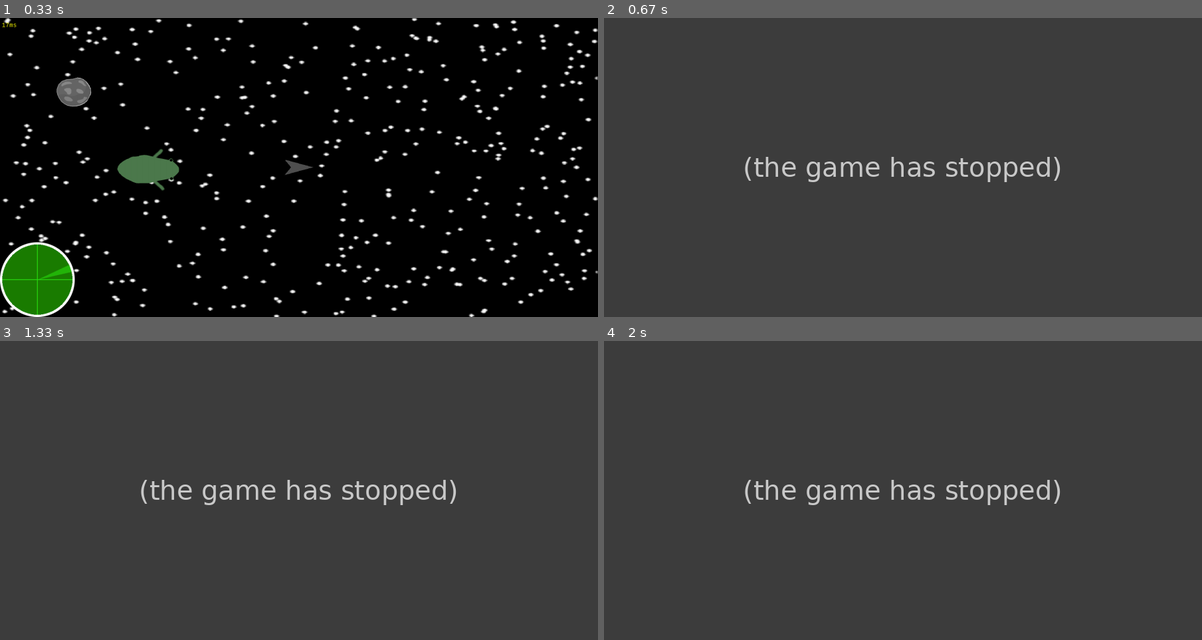
Above: before the commit, frames 1-4 (two rows, left to right).
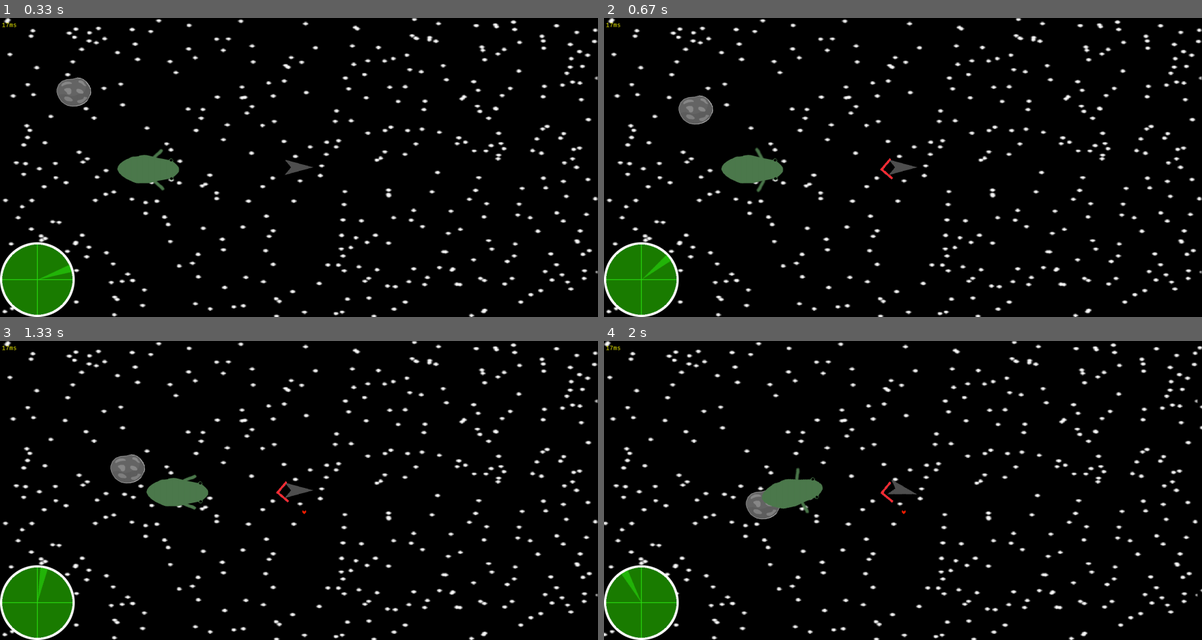
Above: after the commit, the same moments.

Repository: Jacob-OTW/Explorer-in-PyGame
Game: pygame game, started from main.py
Same seed, same stepped clock (60 frames per second), same inputs: the game is played once before the commit and once after it.
Inputs (mouse positions are in pixels of both pictures, inside the frame that each line leads up to):
- Up to frame 1 (0.33 s): no input
- Up to frame 2 (0.67 s): tap F at 0.33 s
- Up to frame 3 (1.33 s): tap F at 0.67 s; click (304, 508) at 1.05 s
- Up to frame 4 (2 s): tap Space at 1.33 s; tap D at 1.67 s

Frame 1 is identical in both runs. In frame 2, 99% of the frame differs, in the area x 0-100%, y 0-100%; in frame 3, 99%; in frame 4, 99%.
Error before the commit: AttributeError: 'Mimic' object has no attribute 'seen' (nav_objs.py line 79); the game stopped at 0.33 s (later frames are placeholders)

Commit message:
creature_obj.py: Added comments for lambda function call.
nav_objs.py:
Replaced for loops with filters and lambda calls

planet_obj.py:
replaced for loop with filter and lambda call (same as the on in creature_obj.py)

shop_UI_obj.py:
Made "return_main_menu" more readable

Diff:
--- a/creature_obj.py
+++ b/creature_obj.py
@@ -34,6 +34,9 @@
         self.seen = bool(list(filter(
             lambda probe: dis_to(self.rect.center, probe.rect.center) < 2000, space_probe_group.sprites()
         )))
+        """
+        it will only keep the probe object if the lambda function which checks if each element is closer than 2000. If the list it adds to not empty, the creature was seen
+        """
 
     def cycle_animation(self):
         speed = 0.3
--- a/nav_objs.py
+++ b/nav_objs.py
@@ -59,42 +59,38 @@
         self.rect = self.image.get_rect()
         self.target = None
         self.target_index = 1  # Starts with 1 because 0 is the player
-        self.possible = []
-        for mimic in mimic_group.sprites():
-            if Mimic(mimic).target.seen:
-                self.possible.append(mimic)
+        self.possible = list(filter(lambda mimic: mimic.target.seen is True, mimic_group.sprites()))
 
     def update(self):
-        if self.target and not self.target.target.seen:
+        if self.target is not None and not self.target.target.seen:
             self.next_target()
-        if self.possible and self.target is not None:  # There are possible options, and the local option is not None
+        if self.target is not None and not self.target.alive():
+            self.target = None
+        if self.target is not None:  # There are possible options, and the local option is not None
             self.rect.center = self.target.rect.center
-        if self.target and not self.target.alive():
-            self.target = None
 
     def next_target(self):
         # Set possible to all mimic that are on the map
-        possible = []
-        for mimic in mimic_group.sprites():
-            if Mimic(mimic).target.seen and not Mimic(mimic).player:
-                possible.append(mimic)
-        self.possible = possible
+        self.possible = list(filter(lambda mimic: mimic.target.seen and not mimic.player, mimic_group.sprites()))
+        """
+        it will only keep mimics that which were seen and are not the player
+        """
 
         # Set a target if not target is set.
         if self.target:
             self.target_index += 1
-            if self.target_index > len(possible) - 1:
+            if self.target_index > len(self.possible) - 1:
                 self.target_index = 0
         if len(self.possible) <= self.target_index:
             self.target_index = len(self.possible) - 1
         self.target = self.possible[self.target_index]
 
     def set_target(self, obj):
-        a = obj.target
-        for mimic in mimic_group.sprites():
-            if Mimic(mimic).target == a:
-                self.possible.append(mimic)
-                self.target = mimic
+        self.target = list(filter(lambda mimic: mimic.target == obj.target, mimic_group.sprites()))[0]
+        """
+        the target is set the the 0th element of the list that
+        contains all the mimic that have obj.target as their target.
+        """
 
 
 map_selector = MapSelector()
--- a/planet_obj.py
+++ b/planet_obj.py
@@ -84,9 +84,14 @@
             self.start[0] - Stage.XScroll, self.start[1] - Stage.YScroll)
 
         if self.chart:
-            for probe in space_probe_group.sprites():
-                if dis_to(self.rect.center, probe.rect.center) < 2000:
-                    self.seen_by_probe = True
+            self.seen = bool(list(filter(
+                lambda probe: dis_to(self.rect.center, probe.rect.center) < 2000, space_probe_group.sprites()
+            )))
+            """
+            it will only keep the probe object if the lambda function which checks if
+            each element is closer than 2000. If the list it adds to not empty, the creature was seen
+            """
+
             if self.chart in play.inventory or self.seen_by_probe:
                 self.seen = True
             else:
--- a/radar_obj.py
+++ b/radar_obj.py
@@ -48,7 +48,14 @@
             if semi_equal(angle, round_dir(self.cursor_angle + 90), 5) and dis < 2500:
                 if len(radar_ping_group.sprites()) < 25:
                     radar_ping_group.add(RadarPing(angle, dis, planet))
-
+        """
+        Notes for future lambda call:
+        1. do something to each planet that is in the current cycle
+        2. calculate the angle to the planet
+        3. calculate the distance to the planet
+        4. if the angle matches within 5° and the distance is smaller than 2500 it
+         will add the ping if the list isn't longer than 25, add a radar ping at the angle and distance
+        """
         # Update Image
         self.image = pygame.Surface((200, 200), pygame.SRCALPHA, 32)
         self.image.blit(self.radar_screen, self.radar_screen_rect)
--- a/shop_UI_obj.py
+++ b/shop_UI_obj.py
@@ -7,19 +7,11 @@
 
 
 def return_main_menu():  # Returns main menu options
-    a = []
-    if play.Current_Planet and 'Shop' in play.Current_Planet.status:
-        a.append('Buy')
-        a.append('Sell')
-        a.append('Refuel')
-    else:
-        a.append('')
-        a.append('')
-        a.append('')
-    a.append('Inventory')
-    a.append('Settings')
-    a.append('Exit')
-    return a
+    always_inv = ['Inventory', 'Settings', 'Exit']
+    shop_inv = ['Buy', 'Sell', 'Refuel']
+    emtpy_inv = ['', '', '']
+    return shop_inv + always_inv if play.Current_Planet and 'Shop' in play.Current_Planet.status\
+        else emtpy_inv + always_inv
 
 
 def return_inventory():  # Returns the inventory as shop list option
@@ -148,7 +140,6 @@
                                     play.inventory.remove('C4')
                                 self.directory.pop()
                                 return_inventory()
-
                     else:
                         self.directory.pop()
                         return_inventory()
